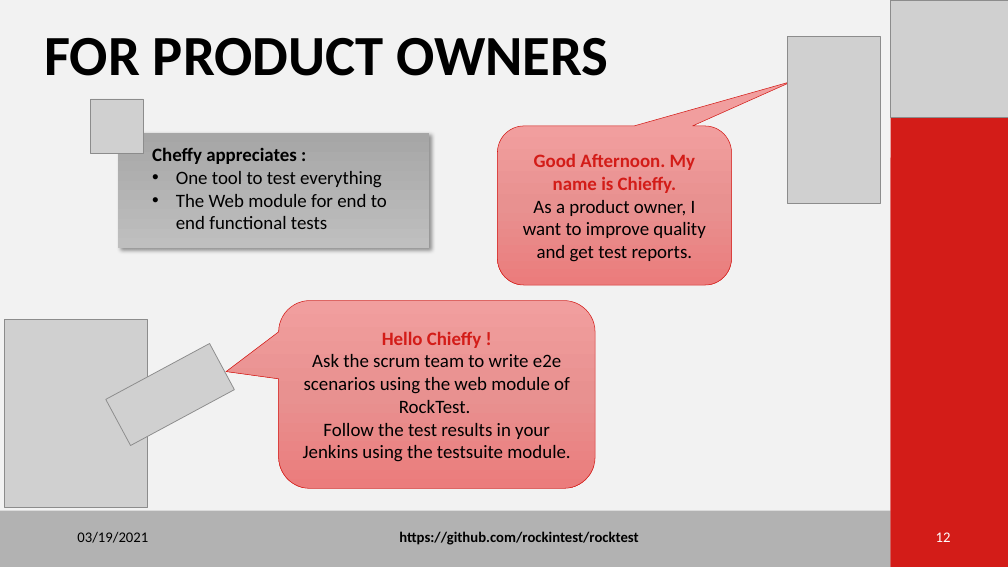
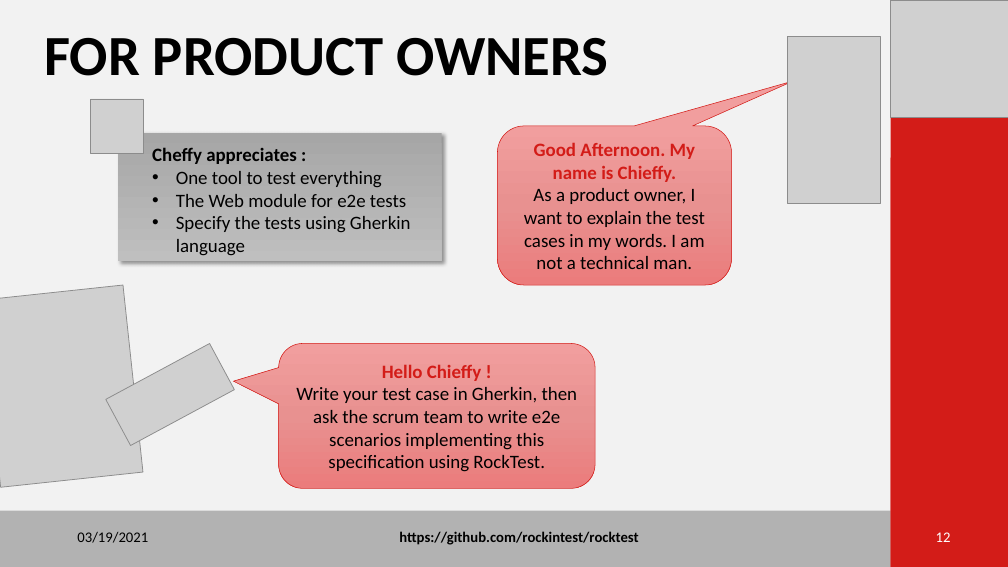
Before and after one commit to rockintest/rocktest-demo, a slide deck: slide 12 of Rock TestV3.pptx. Drawn at 1008x567 pixels with LibreOffice and Linux fonts; fonts in the diff are those of the drawing; grey boxes stand for pictures. Boxes give left, top, right and bottom in pixels: in the first picture for what was removed or moved away, otherwise in the second. Text is boxed around its words. In the diff, an @@ line names an element or a change of style, - is before the commit and + after.

Commit message:
Add gherkin demo

```diff
--- a/Rock TestV3.pptx
+++ b/Rock TestV3.pptx
@@ rectangle: place and size @@
-rectangle at (118,132,430,247)
+rectangle at (118,132,442,261)
@@ text at (176,194,411,255): text changed @@
-• The Web module for end to end functional tests
+• The Web module for e2e tests
+• Specify the tests using Gherkin language
@@ text in rounded speech box at (524,188,705,269): text changed @@
-As a product owner, I want to improve quality and get test reports.
+As a product owner, I want to explain the test cases in my words. I am not a technical man.
@@ picture at (0,285,143,487): rotation 0 to 353 degrees @@
@@ rounded speech box "Hello Chieffy !": place and size @@
-rounded speech box "Hello Chieffy !" at (279,301,596,489)
+rounded speech box "Hello Chieffy !" at (279,343,596,488)
@@ rounded speech box "Hello Chieffy !" at (279,343,596,488): proportions changed @@
@@ text in rounded speech box at (296,387,578,472): text changed @@
-Ask the scrum team to write e2e scenarios using the web module of RockTest.
-Follow the test results in your Jenkins using the testsuite module.
+Write your test case in Gherkin, then ask the scrum team to write e2e scenarios implementing this specification using RockTest.
```
Also in this commit, not shown: 5 other slides changed, 1 slide added, 6 other files.
